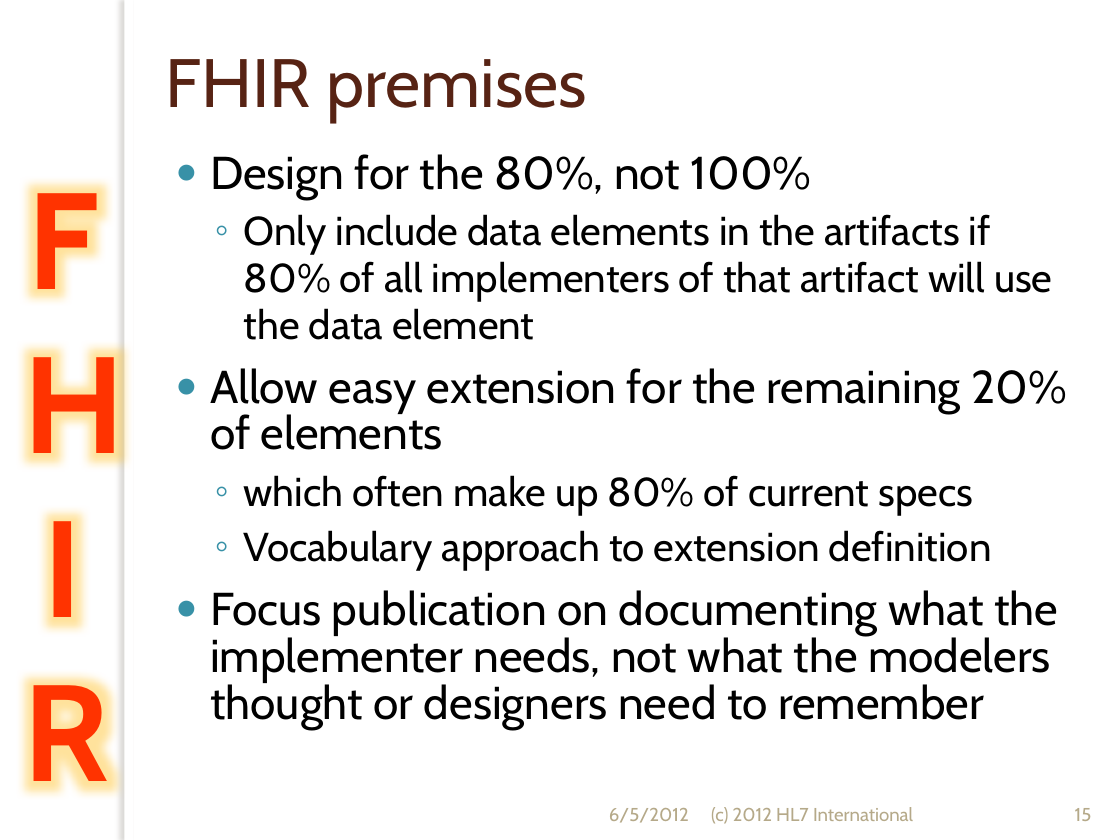
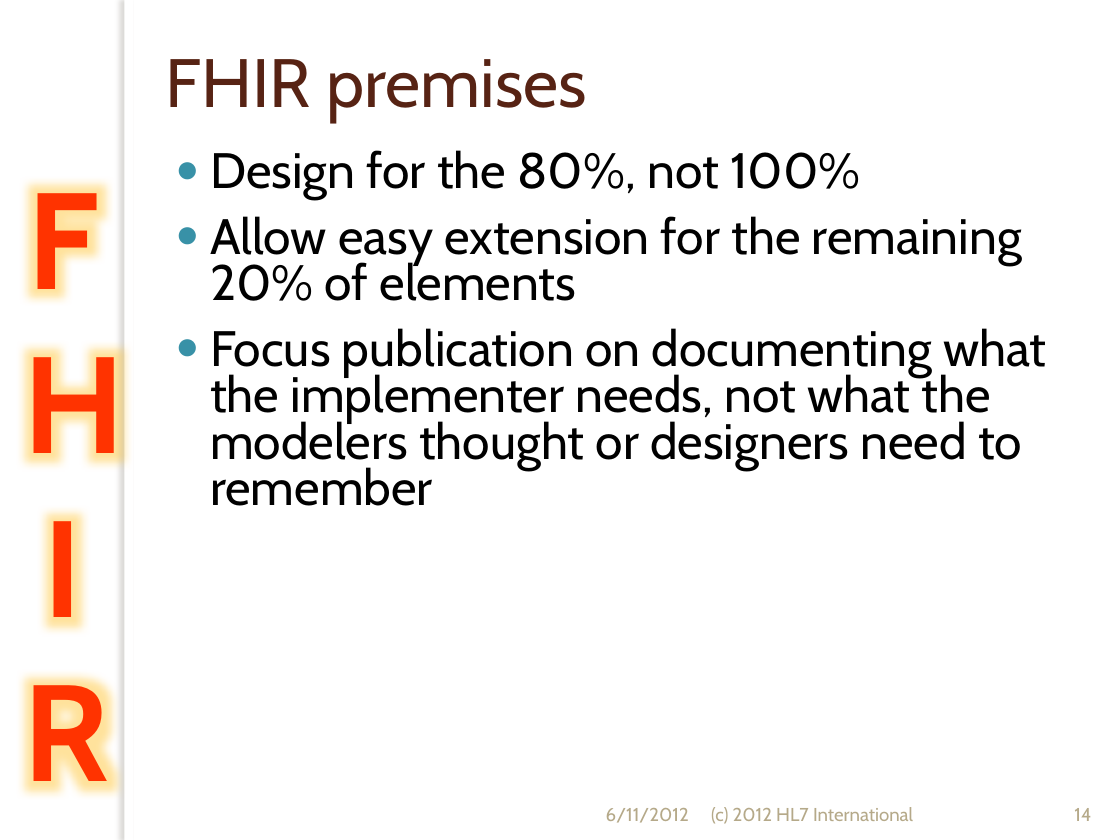
Before and after one commit to vista-novo/fhir, a slide deck: slide 14 of presentations/Short Introduction to FHIR.pptx (slide 15 before the commit). Drawn at 1120x840 pixels with LibreOffice and Linux fonts; fonts in the diff are those of the drawing; background and template pictures are left out. Boxes give left, top, right and bottom in pixels: in the first picture for what was removed or moved away, otherwise in the second. Text is boxed around its words. In the diff, an @@ line names an element or a change of style, - is before the commit and + after.

Commit message:
- Added copyright message to Infrastructure.cs - Updated short FHIR presentation - Added AtomEntry/Feed to tools/java/org.hl7.fhir.instance - ResourceDefn now no longer IS an ElementDefn, but HAS an ElementDefn

```diff
--- a/presentations/Short Introduction to FHIR.pptx
+++ b/presentations/Short Introduction to FHIR.pptx
@@ text "Design for the 80%, not ..." at (x1=210, y1=150, x2=1046, y2=506): size 29.6 to 32 pt @@
@@ text at (x1=244, y1=214, x2=1052, y2=340): paragraph removed @@
-  ◦ Only include data elements in the artifacts if 80% of all implementers of that artifact will use the data element
@@ text at (x1=244, y1=475, x2=992, y2=571): paragraphs removed @@
-  ◦ which often make up 80% of current specs
-  ◦ Vocabulary approach to extension definition
@@ text at (x1=606, y1=808, x2=689, y2=823): text changed @@
-6/5/2012
+6/11/2012
@@ page number at (x1=1074, y1=808, x2=1091, y2=821): text changed @@
-15
+14
```
Also in this commit, not shown: 31 other slides changed, 2 slides removed, 23 other files.
